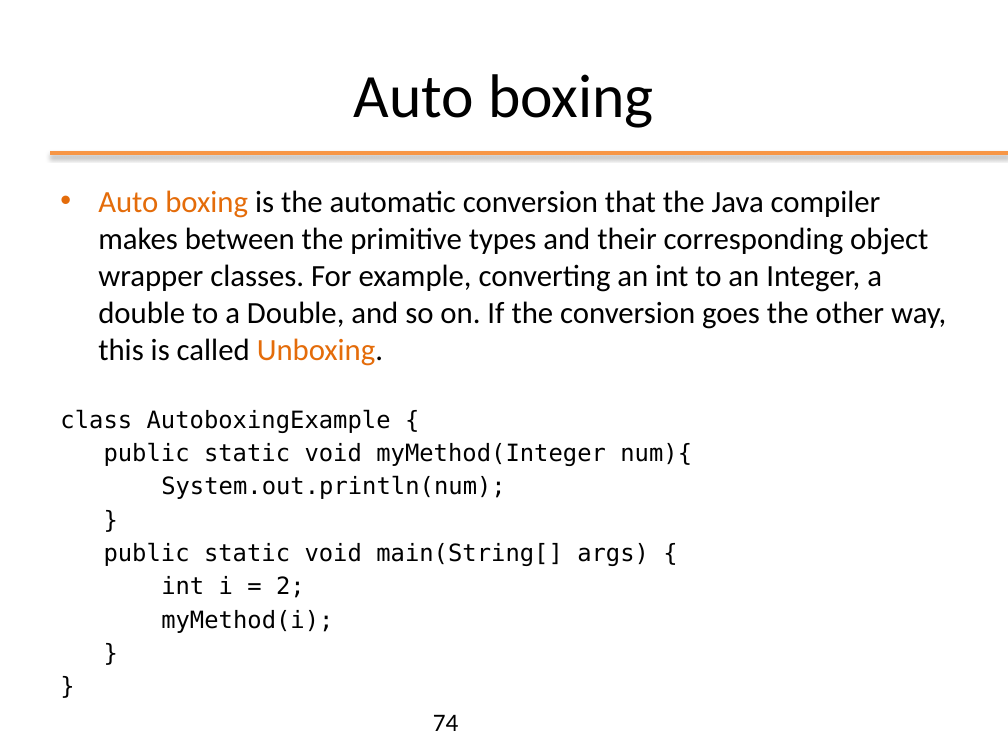
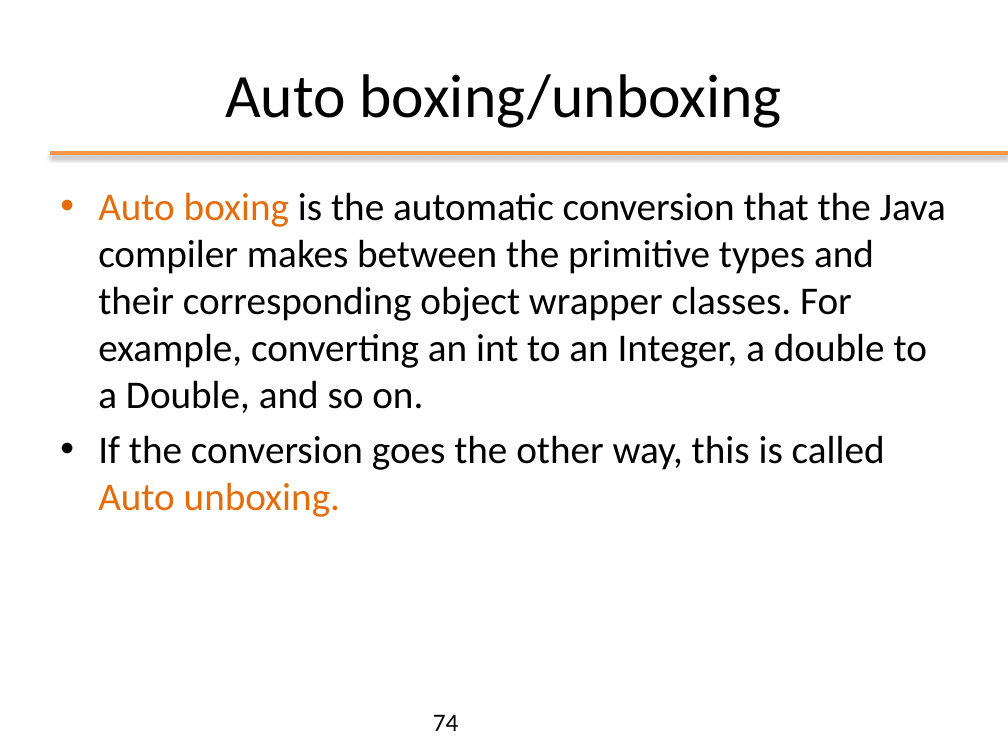
Before and after one commit to Andrea99-beep/ooprogramming, a slide deck: slide 74 of slides/ppt/02_OOP_Basics.pptx. Drawn at 1008x756 pixels with LibreOffice and Linux fonts; fonts in the diff are those of the drawing; background and template pictures are left out. Boxes give left, top, right and bottom in pixels: in the first picture for what was removed or moved away, otherwise in the second. Text is boxed around its words. In the diff, an @@ line names an element or a change of style, - is before the commit and + after.

```diff
--- a/slides/ppt/02_OOP_Basics.pptx
+++ b/slides/ppt/02_OOP_Basics.pptx
@@ title at bbox=[225, 74, 782, 128]: text changed @@
-Auto boxing
+Auto boxing/unboxing
@@ text at bbox=[98, 192, 946, 517]: text changed; size 22 to 28 pt @@
-• Auto boxing is the automatic conversion that the Java compiler makes between the primitive types and their corresponding object wrapper classes. For example, converting an int to an Integer, a double to a Double, and so on. If the conversion goes the other way, this is called Unboxing.
-class AutoboxingExample {
-public static void myMethod(Integer num){
-System.out.println(num);
-}
-public static void main(String[] args) {
-int i = 2;
-myMethod(i);
-}
-}
+• Auto boxing is the automatic conversion that the Java compiler makes between the primitive types and their corresponding object wrapper classes. For example, converting an int to an Integer, a double to a Double, and so on.
+• If the conversion goes the other way, this is called Auto unboxing.
```
Also in this commit, not shown: 7 other slides changed, 1 slide added, 1 slide removed, 1 other file.
